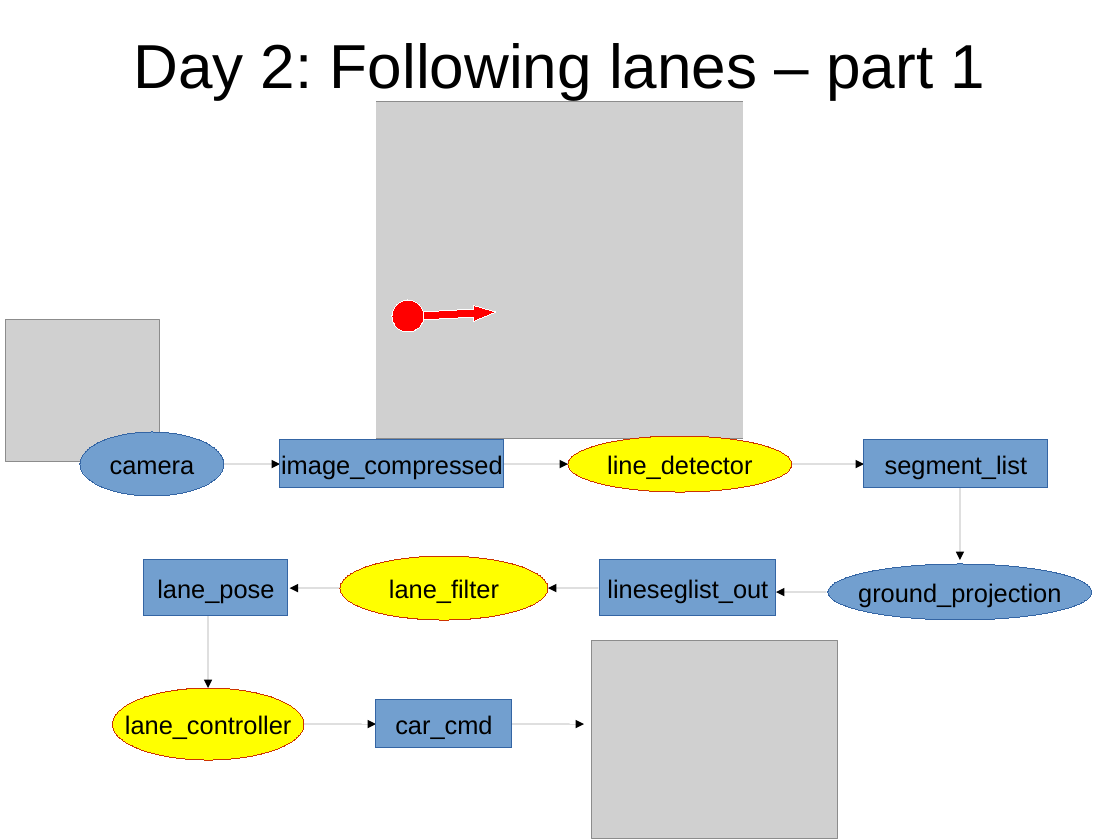
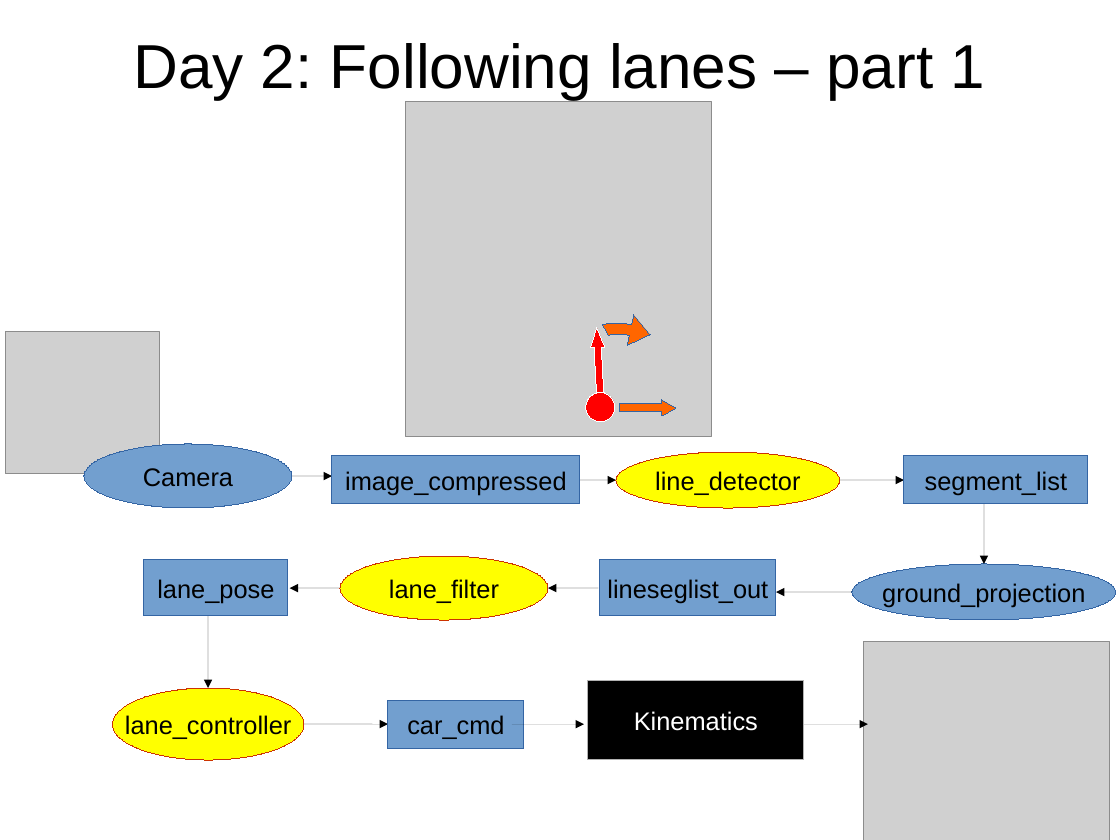
Before and after one commit to maivincent/MISE_presentations, a slide deck: slide 3 of step2_lane_control.odp. Drawn at 1120x840 pixels with LibreOffice and Linux fonts; fonts in the diff are those of the drawing; grey boxes stand for pictures. Boxes give left, top, right and bottom in pixels: in the first picture for what was removed or moved away, otherwise in the second. Text is boxed around its words. In the diff, an @@ line names an element or a change of style, - is before the commit and + after.

```diff
--- a/step2_lane_control.odp
+++ b/step2_lane_control.odp
@@ rectangle resized from (x1=304, y1=96, x2=376, y2=439) to (x1=304, y1=96, x2=406, y2=439) @@
@@ picture resized from (x1=318, y1=102, x2=810, y2=439) to (x1=320, y1=105, x2=800, y2=434) @@
@@ picture added at (x1=407, y1=102, x2=712, y2=436) @@
@@ rectangle resized from (x1=744, y1=96, x2=816, y2=439) to (x1=712, y1=96, x2=816, y2=439) @@
@@ right arrow removed at (x1=407, y1=304, x2=496, y2=324) @@
@@ freeform shape added at (x1=563, y1=312, x2=684, y2=416), fill #FF6600, outline #3465A4 0 pt @@
@@ right arrow added at (x1=590, y1=326, x2=608, y2=407), fill #FF0000, outline #FFFFFF 0 pt @@
@@ picture moved from (x1=5, y1=320, x2=160, y2=462) to (x1=5, y1=332, x2=160, y2=475) @@
@@ ellipse at (x1=586, y1=392, x2=616, y2=422): rotation 0 to 270 degrees @@
@@ right arrow added at (x1=620, y1=400, x2=676, y2=417), fill #FF6600, outline #3465A4 0 pt @@
@@ ellipse "Camera" resized from (x1=80, y1=432, x2=225, y2=496) to (x1=84, y1=444, x2=293, y2=508) @@
@@ text in ellipse at (x1=143, y1=468, x2=233, y2=487): text changed @@
-camera
+Camera
@@ arrow added from (292, 477) to (332, 477), #000000 0 pt @@
@@ rectangle "image_compressed" resized from (x1=281, y1=440, x2=504, y2=488) to (x1=332, y1=456, x2=580, y2=504) @@
@@ ellipse "line_detector" moved from (x1=568, y1=436, x2=792, y2=492) to (x1=616, y1=452, x2=839, y2=508) @@
@@ rectangle "segment_list" moved from (x1=864, y1=440, x2=1048, y2=488) to (x1=905, y1=456, x2=1088, y2=504) @@
@@ arrow moved from (504, 464) - (568, 464) to (552, 480) - (616, 480) @@
@@ arrow moved from (793, 464) - (864, 464) to (841, 480) - (905, 480) @@
@@ arrow moved from (960, 488) - (960, 560) to (985, 504) - (985, 564) @@
@@ ellipse "ground_projection" moved from (x1=828, y1=564, x2=1093, y2=620) to (x1=853, y1=564, x2=1117, y2=620) @@
@@ arrow moved from (826, 593) - (776, 593) to (853, 593) - (776, 593) @@
@@ picture moved from (x1=593, y1=640, x2=838, y2=838) to (x1=864, y1=641, x2=1110, y2=839) @@
@@ rectangle added at (x1=588, y1=680, x2=805, y2=760), fill #000000, outline #B2B2B2 0 pt, 18 pt, text #FFFFFF @@
+Kinematics
@@ rectangle "car_cmd" moved from (x1=376, y1=700, x2=512, y2=748) to (x1=388, y1=700, x2=524, y2=748) @@
@@ arrow moved from (304, 725) - (376, 725) to (304, 725) - (388, 725) @@
@@ arrow added from (796, 725) to (868, 725), #000000 0 pt @@
```
Also in this commit, not shown: 2 other slides changed.
